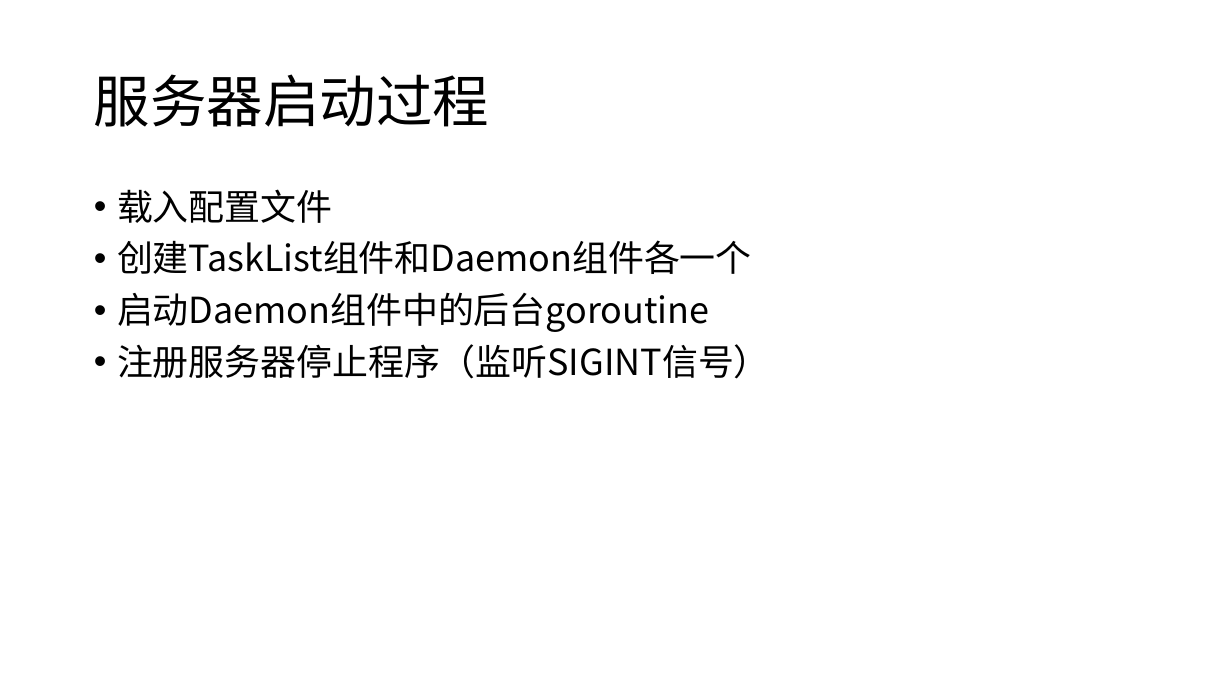
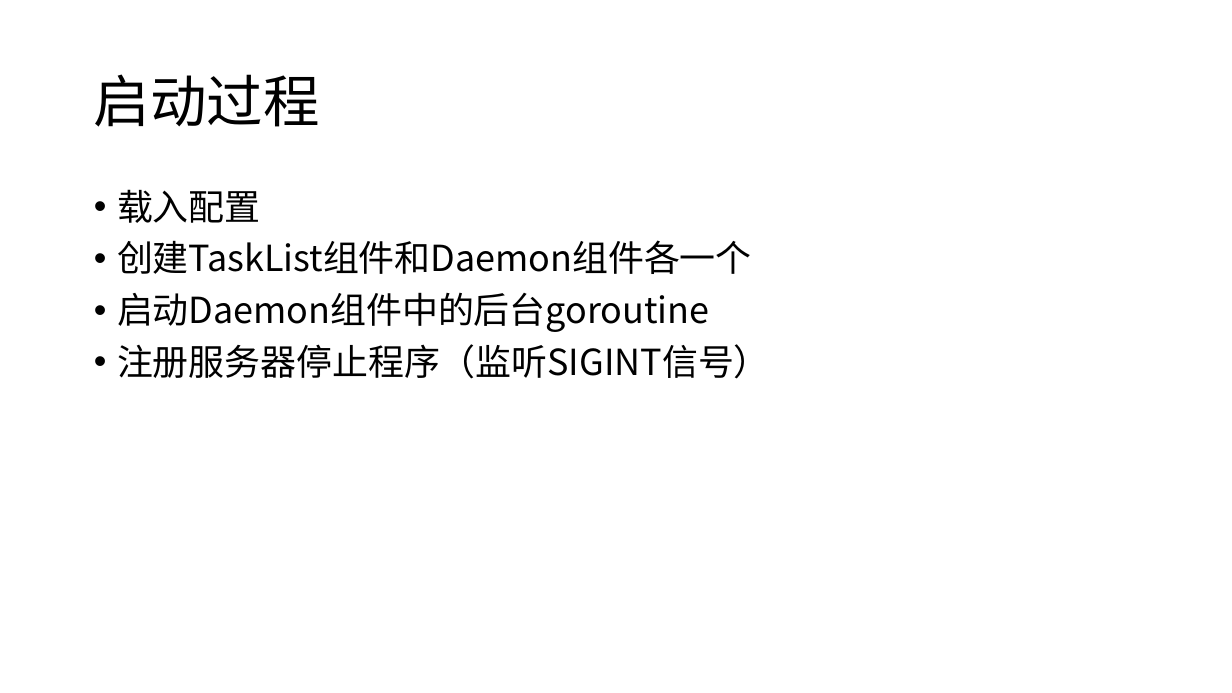
Before and after one commit to WuXiSTC/PressureMeter, a slide deck: slide 21 of 设计图.pptx (slide 19 before the commit). Drawn at 1232x693 pixels with LibreOffice and Linux fonts; fonts in the diff are those of the drawing. Boxes give left, top, right and bottom in pixels: in the first picture for what was removed or moved away, otherwise in the second. Text is boxed around its words. In the diff, an @@ line names an element or a change of style, - is before the commit and + after.

```diff
--- a/设计图.pptx
+++ b/设计图.pptx
@@ title at (94, 74, 320, 127): text changed @@
-服务器启动过程
+启动过程
@@ text at (117, 189, 261, 223): text changed @@
-• 载入配置文件
+• 载入配置
```
Also in this commit, not shown: 5 other slides changed, 2 slides added, 4 other files.
